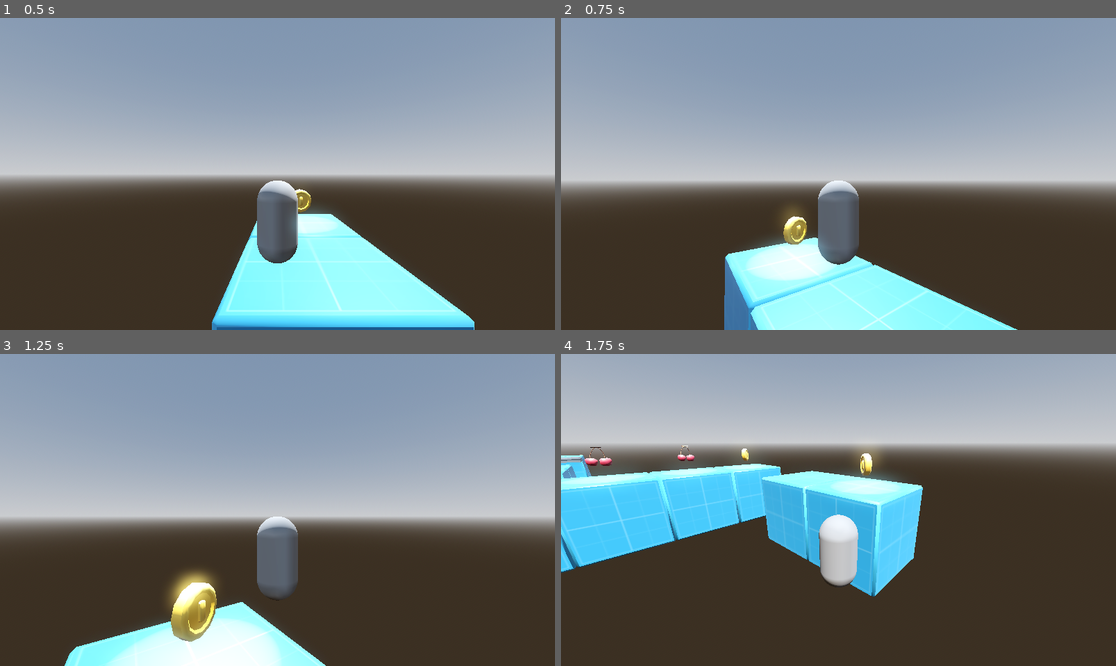
Above: before the commit, frames 1-4 (two rows, left to right).
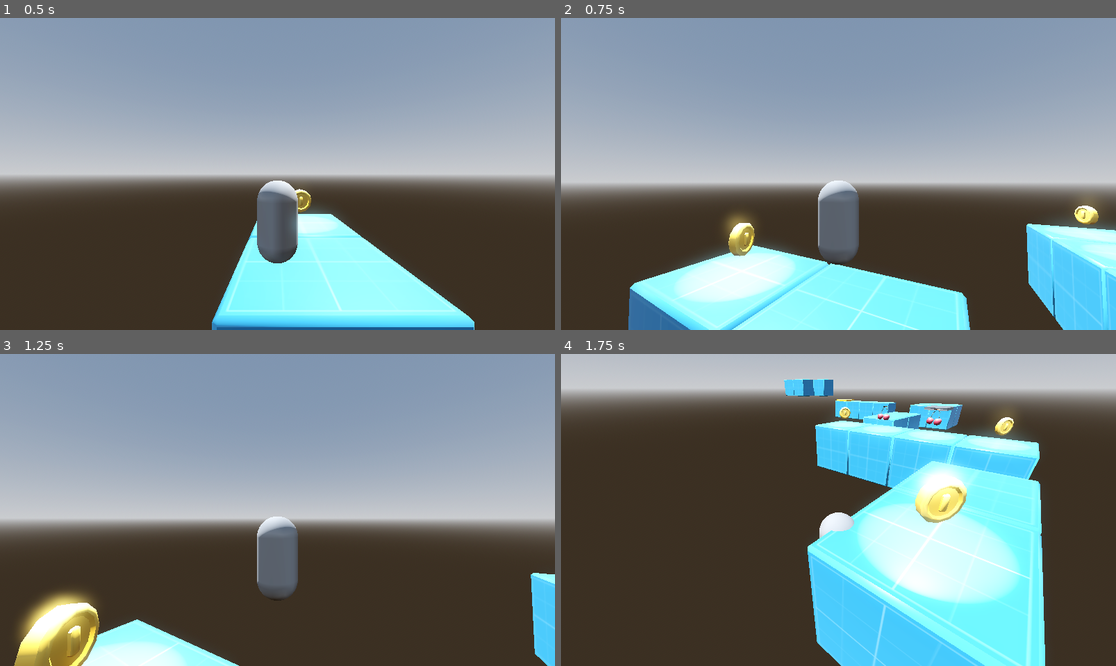
Above: after the commit, the same moments.

Repository: AbsoluteZer0527/My-first-3D-Godot-game
Game: Godot game, scene res://Scenes/game_scene.tscn
The game is run twice, just before and just after one commit, with the same random seed, the same clock (stepped at 60 frames per second) and the same inputs.
Inputs (mouse positions are in pixels of both pictures, inside the frame that each line leads up to):
- Up to frame 1 (0.5 s): no input
- Up to frame 2 (0.75 s): tap Enter (ui_accept) at 0.5 s; move the mouse to (866, 174) at 0.52 s; hold W (forward) from 0.53 s (still down); tap Tab at 0.6 s
- Up to frame 3 (1.25 s): keep holding W (forward); tap Enter (ui_accept) at 0.77 s
- Up to frame 4 (1.75 s): move the mouse to (727, 525) at 1.27 s; release W (forward) at 1.28 s; hold S (backward) from 1.28 s (still down); tap Tab at 1.35 s; tap Enter (ui_accept) at 1.52 s

Frame 1 is identical in both runs. In frame 2, 16% of the frame differs, in the area x 12-100%, y 52-100%; in frame 3, 11%; in frame 4, 72%, in the area x 0-100%, y 0-100%.

Commit message:
Created new UI window and new Theme, theme applied to the Label element in UI

Diff:
--- a/First-3D/new-game-project/Scenes/game_scene.tscn
+++ b/First-3D/new-game-project/Scenes/game_scene.tscn
@@ -301,5 +301,7 @@
 [node name="Collectible6" parent="Collectibles" instance=ExtResource("7_2fmhe")]
 transform = Transform3D(1, 0, 0, 0, 1, 0, 0, 0, 1, 0, 0, -12)
 
+[node name="CanvasLayer" type="CanvasLayer" parent="."]
+
 [connection signal="body_entered" from="DeathZone" to="GameManager" method="respawn_player"]
 [connection signal="body_entered" from="JumpPad" to="JumpPad" method="_on_body_entered"]
--- /dev/null
+++ b/First-3D/new-game-project/main_ui.tres
@@ -0,0 +1,3 @@
+[gd_resource type="Theme" format=3 uid="uid://catwci5u1txuw"]
+
+[resource]
--- a/First-3D/new-game-project/project.godot
+++ b/First-3D/new-game-project/project.godot
@@ -14,6 +14,15 @@
 run/main_scene="uid://duvjmwvyd5uii"
 config/features=PackedStringArray("4.5", "Forward Plus")
 config/icon="res://icon.svg"
+
+[display]
+
+window/size/viewport_width=1920
+window/size/viewport_height=1080
+
+[gui]
+
+theme/custom_font="uid://mmpl5v1h5ps5"
 
 [input]
 
